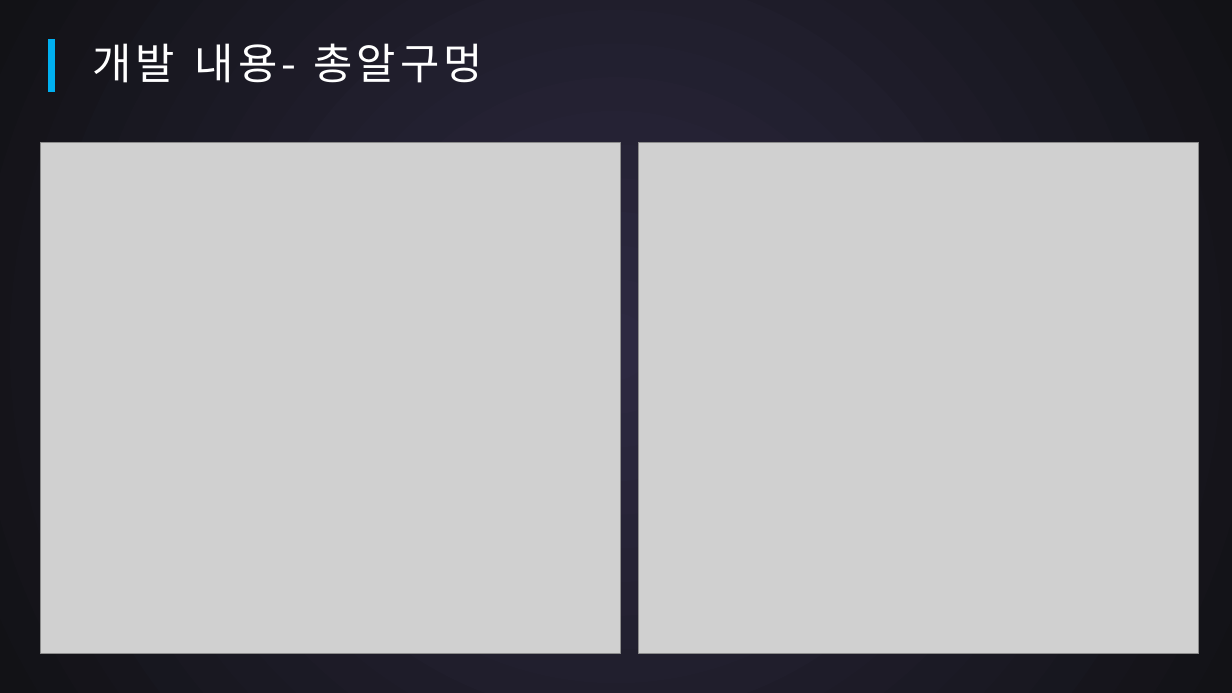
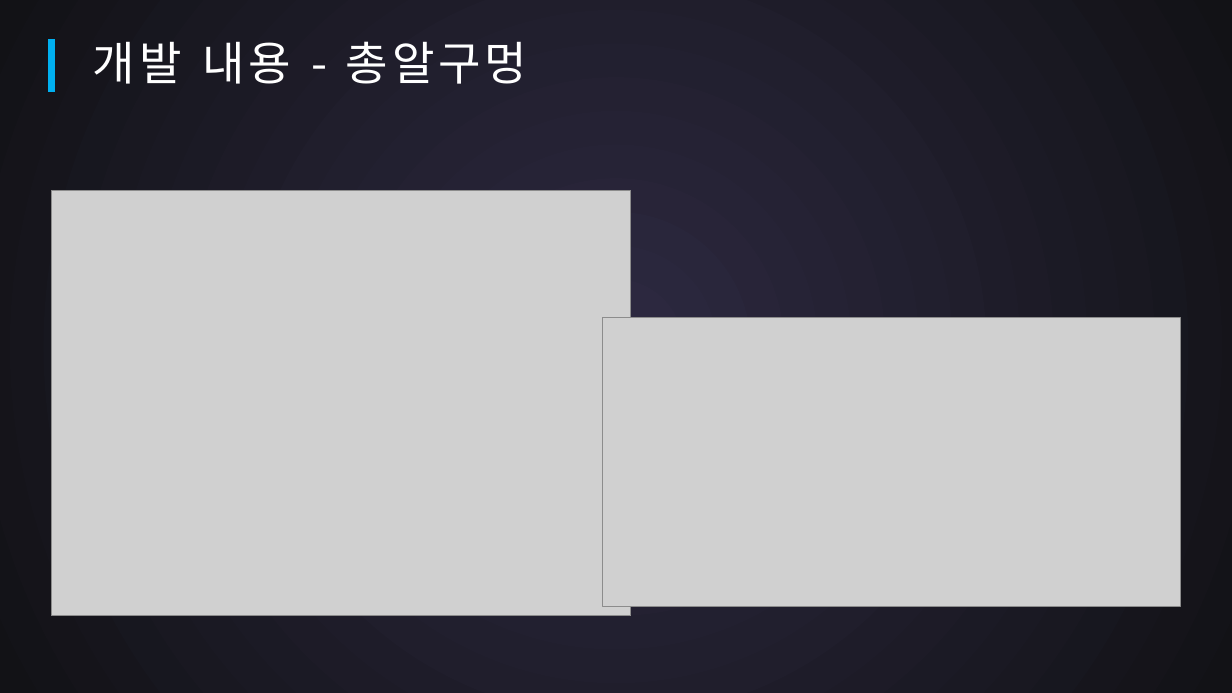
Before and after one commit to SuperTaeJun/GraduationWork, a slide deck: slide 10 of 작업일지 && 졸작자료/중간평가.pptx. Drawn at 1232x693 pixels with LibreOffice and Linux fonts; fonts in the diff are those of the drawing; grey boxes stand for pictures. Boxes give left, top, right and bottom in pixels: in the first picture for what was removed or moved away, otherwise in the second. Text is boxed around its words. In the diff, an @@ line names an element or a change of style, - is before the commit and + after.

```diff
--- a/작업일지 && 졸작자료/중간평가.pptx
+++ b/작업일지 && 졸작자료/중간평가.pptx
@@ text at (x1=93, y1=41, x2=527, y2=84): text changed; size 33.3 to 36 pt @@
-개발 내용- 총알구멍
+개발 내용 - 총알구멍
@@ picture resized from (x1=41, y1=142, x2=620, y2=654) to (x1=52, y1=190, x2=631, y2=616) @@
@@ picture resized from (x1=639, y1=142, x2=1199, y2=654) to (x1=603, y1=318, x2=1181, y2=606) @@
```
Also in this commit, not shown: 12 other slides changed.
